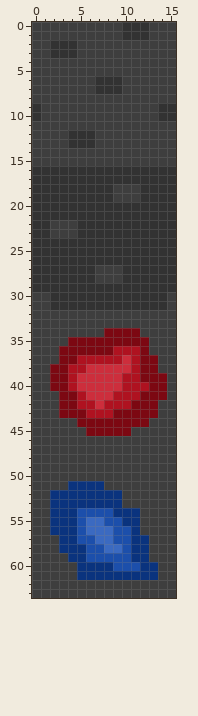
Two states of a pixel-art sprite, src/deep/assets/tileset.png. That is the earlier state.
The file is 16x64 pixels.
The same view after the edit:
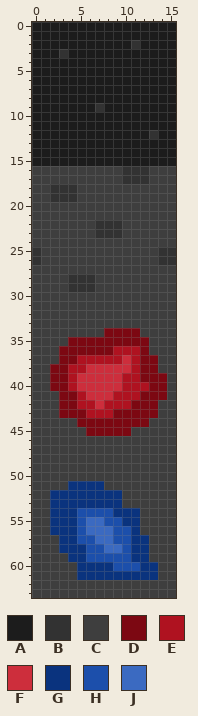
Palette (. is transparent): A #1c1c1c  B #323232  C #3e3e3e  D #7c0812  E #af1220  F #cd2e3c  G #0a337e  H #1c4fab  J #3b6ac1
Commit message: Implement basic level generator for Deep
What changed:
y 0..1: x 0..15 CCCCCCCCCCBBBCCC -> AAAAAAAAAAAAAAAA
y 2: x 0..15 CCBBBCCCCCCCCCCC -> AAAAAAAAAAABAAAA
y 3: x 0..2 CCB -> AAA; x 4..15 BCCCCCCCCCCC -> AAAAAAAAAAAA
y 4..5: x 0..15 CCCCCCCCCCCCCCCC -> AAAAAAAAAAAAAAAA
y 6..7: x 0..15 CCCCCCCBBBCCCCCC -> AAAAAAAAAAAAAAAA
y 8: x 0..15 CCCCCCCCCCCCCCCC -> AAAAAAAAAAAAAAAA
y 9: x 0..15 BCCCCCCCCCCCCCBB -> AAAAAAABAAAAAAAA
y 10: x 0..15 BCCCCCCCCCCCCCBB -> AAAAAAAAAAAAAAAA
y 11: x 0..15 CCCCCCCCCCCCCCCC -> AAAAAAAAAAAAAAAA
y 12: x 0..15 CCCCBBBCCCCCCCCC -> AAAAAAAAAAAAABAA
y 13: x 0..15 CCCCBBBCCCCCCCCC -> AAAAAAAAAAAAAAAA
y 14..15: x 0..15 CCCCCCCCCCCCCCCC -> AAAAAAAAAAAAAAAA
y 16..17: x 0..9 BBBBBBBBBB -> CCCCCCCCCC; x 13..15 BBB -> CCC
y 18..19: x 0..1 BB -> CC; x 5..8 BBBB -> CCCC; x 12..15 BBBB -> CCCC
y 20..21: x 0..15 BBBBBBBBBBBBBBBB -> CCCCCCCCCCCCCCCC
y 22..23: x 0..1 BB -> CC; x 5..6 BB -> CC; x 10..15 BBBBBB -> CCCCCC
y 24: x 0..15 BBBBBBBBBBBBBBBB -> CCCCCCCCCCCCCCCC
y 25..26: x 1..13 BBBBBBBBBBBBB -> CCCCCCCCCCCCC
y 27: x 0..6 BBBBBBB -> CCCCCCC; x 10..15 BBBBBB -> CCCCCC
y 28: x 0..3 BBBB -> CCCC; x 10..15 BBBBBB -> CCCCCC
y 29: x 0..3 BBBB -> CCCC; x 7..15 BBBBBBBBB -> CCCCCCCCC
y 30..31: x 2..14 BBBBBBBBBBBBB -> CCCCCCCCCCCCC
